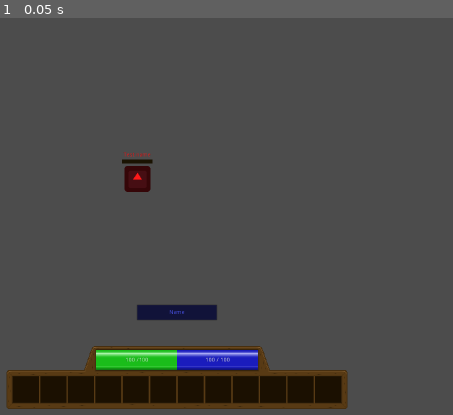
Above: before the commit, frame 1.
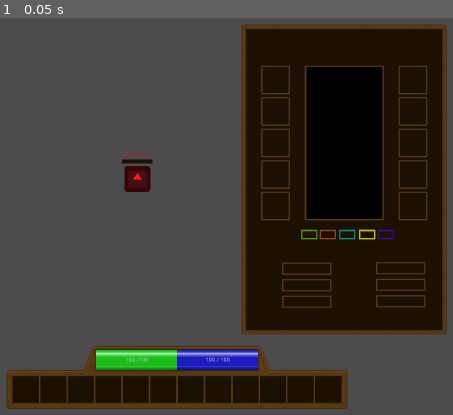
Above: after the commit, the same moment.

Repository: TRushton95/Shard
Game: Godot game, scene res://Gameplay/Maps/Map.tscn
Same seed, same stepped clock (60 frames per second), same inputs: the game is played once before the commit and once after it. This scene is started directly instead of the project's main scene. The engine's default icon, where the game draws it, is replaced by a stand-in: a white triangle on a blue panel in a dark square.
Inputs:
- Up to frame 1 (0.05 s): no input

The runs differ from the first frame. In frame 1, 36% of the frame differs, in the area x 30-99%, y 1-80%.

Commit message:
Add empty character panel

Diff:
--- a/Src/Gameplay/Maps/Map.gd
+++ b/Src/Gameplay/Maps/Map.gd
@@ -101,6 +101,9 @@
 	if Input.is_action_just_pressed("test_left"):
 		pass
 	# End of test commands
+
+	if Input.is_action_just_pressed("toggle_character_panel"):
+		$CanvasLayer/CharacterPanel.visible = !$CanvasLayer/CharacterPanel.visible
 
 	if Input.is_action_just_pressed("cast_1"):
 		ability_index = 0
--- a/Src/Gameplay/Maps/Map.tscn
+++ b/Src/Gameplay/Maps/Map.tscn
@@ -4,7 +4,7 @@
 [ext_resource path="res://Gameplay/Maps/Map.gd" type="Script" id=2]
 [ext_resource path="res://Gameplay/UI/ActionBar/ActionBar.tscn" type="PackedScene" id=3]
 [ext_resource path="res://Gameplay/UI/CastBar/CastBar.tscn" type="PackedScene" id=4]
-[ext_resource path="res://Gameplay/UI/CharacterMenu/CharacterMenu.tscn" type="PackedScene" id=6]
+[ext_resource path="res://Gameplay/UI/CharacterPanel/CharacterPanel.tscn" type="PackedScene" id=6]
 [ext_resource path="res://Gameplay/UI/TargetFrame/TargetFrame.tscn" type="PackedScene" id=8]
 
 [sub_resource type="NavigationPolygon" id=1]
@@ -39,6 +39,7 @@
 [node name="CanvasLayer" type="CanvasLayer" parent="."]
 
 [node name="CastBar" parent="CanvasLayer" instance=ExtResource( 4 )]
+visible = false
 anchor_left = 0.5
 anchor_top = 0.5
 anchor_right = 0.5
@@ -47,17 +48,6 @@
 margin_top = 266.0
 margin_right = 100.0
 margin_bottom = 306.0
-
-[node name="CharacterMenu" parent="CanvasLayer" instance=ExtResource( 6 )]
-visible = false
-anchor_left = 0.5
-anchor_top = 0.5
-anchor_right = 0.5
-anchor_bottom = 0.5
-margin_left = -79.0
-margin_top = -32.0
-margin_right = 79.0
-margin_bottom = 32.0
 
 [node name="TargetFrame" parent="CanvasLayer" instance=ExtResource( 8 )]
 visible = false
@@ -77,3 +67,13 @@
 margin_top = -183.0
 margin_right = 422.0
 margin_bottom = -15.0
+
+[node name="CharacterPanel" parent="CanvasLayer" instance=ExtResource( 6 )]
+anchor_left = 0.5
+anchor_top = 0.5
+anchor_right = 0.5
+anchor_bottom = 0.5
+margin_left = 160.0
+margin_top = -427.0
+margin_right = 668.0
+margin_bottom = 341.0
--- a/Src/Gameplay/UI/CharacterMenu/CharacterMenu.gd
+++ /dev/null
@@ -1,17 +0,0 @@
-extends PanelContainer
-
-
-func set_name(value: String) -> void:
-	$MarginContainer/VBoxContainer/NameLabel.text = value
-
-
-func set_movement_speed(value: int) -> void:
-	$MarginContainer/VBoxContainer/MovementSpeed/AttributeValue.text = value
-
-
-func set_stamina(value: int) -> void:
-	$MarginContainer/VBoxContainer/Stamina/AttributeValue.text = value
-
-
-func set_spell_power(value: int) -> void:
-	$MarginContainer/VBoxContainer/SpellPower/AttributeValue.text = value
--- a/Src/Gameplay/UI/CharacterMenu/CharacterMenu.tscn
+++ /dev/null
@@ -1,84 +0,0 @@
-[gd_scene load_steps=2 format=2]
-
-[ext_resource path="res://Gameplay/UI/CharacterMenu/CharacterMenu.gd" type="Script" id=1]
-
-[node name="CharacterMenu" type="PanelContainer"]
-size_flags_horizontal = 3
-size_flags_vertical = 3
-script = ExtResource( 1 )
-
-[node name="MarginContainer" type="MarginContainer" parent="."]
-margin_left = 7.0
-margin_top = 7.0
-margin_right = 151.0
-margin_bottom = 75.0
-__meta__ = {
-"_edit_use_anchors_": false
-}
-
-[node name="VBoxContainer" type="VBoxContainer" parent="MarginContainer"]
-margin_right = 144.0
-margin_bottom = 68.0
-
-[node name="NameLabel" type="Label" parent="MarginContainer/VBoxContainer"]
-margin_right = 144.0
-margin_bottom = 14.0
-text = "Name"
-align = 1
-
-[node name="MovementSpeed" type="HBoxContainer" parent="MarginContainer/VBoxContainer"]
-margin_top = 18.0
-margin_right = 144.0
-margin_bottom = 32.0
-
-[node name="AttributeName" type="Label" parent="MarginContainer/VBoxContainer/MovementSpeed"]
-margin_right = 120.0
-margin_bottom = 14.0
-rect_min_size = Vector2( 120, 0 )
-text = "Movement Speed"
-
-[node name="AttributeValue" type="Label" parent="MarginContainer/VBoxContainer/MovementSpeed"]
-margin_left = 124.0
-margin_right = 144.0
-margin_bottom = 14.0
-rect_min_size = Vector2( 20, 0 )
-text = "0"
-align = 2
-
-[node name="Stamina" type="HBoxContainer" parent="MarginContainer/VBoxContainer"]
-margin_top = 36.0
-margin_right = 144.0
-margin_bottom = 50.0
-
-[node name="AttributeName" type="Label" parent="MarginContainer/VBoxContainer/Stamina"]
-margin_right = 120.0
-margin_bottom = 14.0
-rect_min_size = Vector2( 120, 0 )
-text = "Stamina"
-
-[node name="AttributeValue" type="Label" parent="MarginContainer/VBoxContainer/Stamina"]
-margin_left = 124.0
-margin_right = 144.0
-margin_bottom = 14.0
-rect_min_size = Vector2( 20, 0 )
-text = "0"
-align = 2
-
-[node name="SpellPower" type="HBoxContainer" parent="MarginContainer/VBoxContainer"]
-margin_top = 54.0
-margin_right = 144.0
-margin_bottom = 68.0
-
-[node name="AttributeName" type="Label" parent="MarginContainer/VBoxContainer/SpellPower"]
-margin_right = 120.0
-margin_bottom = 14.0
-rect_min_size = Vector2( 120, 0 )
-text = "Spell Power"
-
-[node name="AttributeValue" type="Label" parent="MarginContainer/VBoxContainer/SpellPower"]
-margin_left = 124.0
-margin_right = 144.0
-margin_bottom = 14.0
-rect_min_size = Vector2( 20, 0 )
-text = "0"
-align = 2
--- /dev/null
+++ b/Src/Gameplay/UI/CharacterPanel/CharacterPanel.gd
@@ -0,0 +1,16 @@
+extends TextureRect
+
+var held := false
+
+
+func _on_GrabBox_button_down() -> void:
+	held = true
+
+
+func _on_GrabBox_button_up() -> void:
+	held = false
+
+
+func _input(event) -> void:
+	if event is InputEventMouseMotion && held:
+		rect_position += event.relative
--- /dev/null
+++ b/Src/Gameplay/UI/CharacterPanel/CharacterPanel.tscn
@@ -0,0 +1,21 @@
+[gd_scene load_steps=3 format=2]
+
+[ext_resource path="res://Gameplay/UI/CharacterPanel/CharacterPanel.gd" type="Script" id=1]
+[ext_resource path="res://Gameplay/UI/CharacterPanel/character_panel.png" type="Texture" id=2]
+
+[node name="CharacterPanel" type="TextureRect"]
+size_flags_horizontal = 3
+size_flags_vertical = 3
+texture = ExtResource( 2 )
+script = ExtResource( 1 )
+__meta__ = {
+"_edit_use_anchors_": false
+}
+
+[node name="GrabBox" type="TextureButton" parent="."]
+margin_left = 12.0
+margin_top = 12.0
+margin_right = 496.0
+margin_bottom = 101.0
+[connection signal="button_down" from="GrabBox" to="." method="_on_GrabBox_button_down"]
+[connection signal="button_up" from="GrabBox" to="." method="_on_GrabBox_button_up"]
--- a/Src/project.godot
+++ b/Src/project.godot
@@ -113,3 +113,8 @@
 "events": [ Object(InputEventKey,"resource_local_to_scene":false,"resource_name":"","device":0,"alt":false,"shift":false,"control":false,"meta":false,"command":false,"pressed":false,"scancode":16777233,"unicode":0,"echo":false,"script":null)
  ]
 }
+toggle_character_panel={
+"deadzone": 0.5,
+"events": [ Object(InputEventKey,"resource_local_to_scene":false,"resource_name":"","device":0,"alt":false,"shift":false,"control":false,"meta":false,"command":false,"pressed":false,"scancode":67,"unicode":0,"echo":false,"script":null)
+ ]
+}
Binary file added: Src/Gameplay/UI/CharacterPanel/character_panel.png
Not shown, added: Src/Gameplay/UI/CharacterPanel/character_panel.png.import
Not shown, added: RawAssets/character_panel.png
